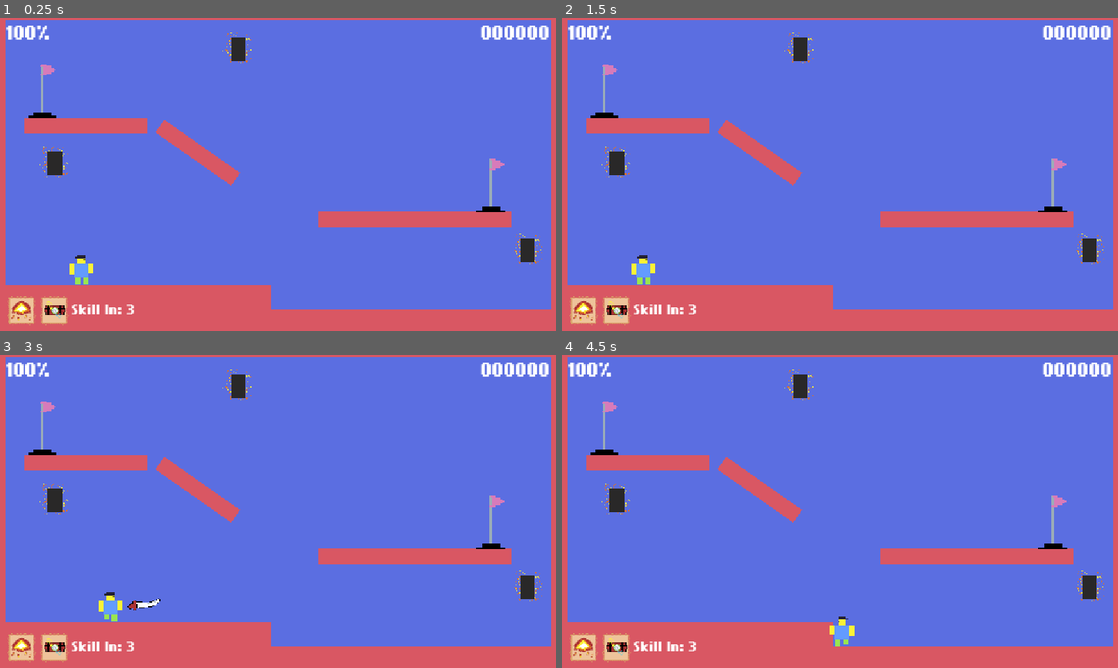
Above: before the commit, frames 1-4 (two rows, left to right).
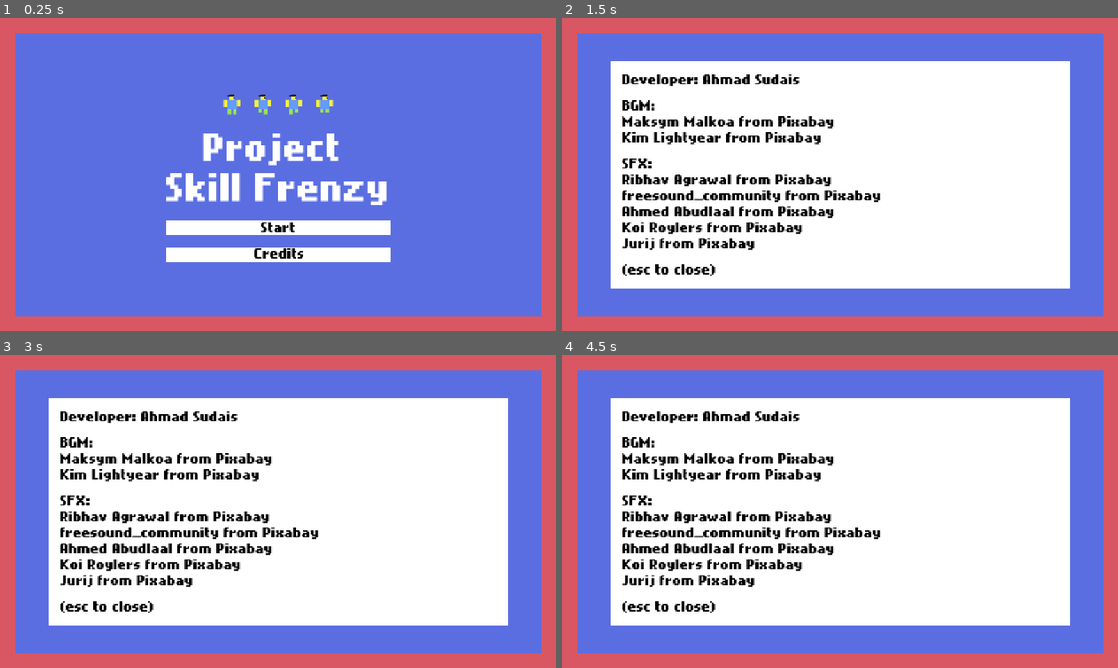
Above: after the commit, the same moments.

Repository: daistic/Project-Skill-Frenzy
Game: Godot game, scene res://Scenes/MainMenu.tscn
Same seed, same stepped clock (60 frames per second), same inputs: the game is played once before the commit and once after it. Before the commit the project starts from res://Scenes/LevelBase.tscn.
Inputs (mouse positions are in pixels of both pictures, inside the frame that each line leads up to):
- Up to frame 1 (0.25 s): no input
- Up to frame 2 (1.5 s): click (840, 255) at 0.5 s, where only the run after the commit has a clickable "Credits"; click (840, 227) at 1.25 s, where only the run after the commit has a clickable "Start"
- Up to frame 3 (3 s): click (278, 564) at 2 s, where only the run after the commit has a clickable "Start"; hold Right (move_right) from 2.78 s (still down); hold Z (normal) from 2.78 s (still down)
- Up to frame 4 (4.5 s): tap Up (jump) at 3.02, 3.32, 3.77, 4.07 s; release Z (normal) at 3.53 s; tap Z (normal) at 3.6 s; release Right (move_right) at 4.28 s; hold Left (move_left) from 4.28 s (still down); hold Z (normal) from 4.28 s (still down)

The runs differ from the first frame. In frame 1, 25% of the frame differs, in the area x 1-100%, y 0-99%; in frame 2, 74%; in frame 3, 74%; in frame 4, 74%.

Commit message:
add: credits

Diff:
--- a/Scenes/LevelBase.tscn
+++ b/Scenes/LevelBase.tscn
@@ -32,7 +32,7 @@
 
 [node name="GameplayUI" parent="CanvasLayer" instance=ExtResource("6_aw1t8")]
 
-[node name="AudioStreamPlayer2D" type="AudioStreamPlayer2D" parent="."]
+[node name="BGM" type="AudioStreamPlayer2D" parent="."]
 stream = ExtResource("6_c43mv")
 volume_db = -5.0
 autoplay = true
--- a/Scenes/MainMenu.tscn
+++ b/Scenes/MainMenu.tscn
@@ -129,9 +129,65 @@
 offset_bottom = -2.5
 grow_horizontal = 2
 grow_vertical = 2
-text = "Credits?"
+text = "Credits"
 label_settings = ExtResource("5_cmrfp")
 horizontal_alignment = 1
 vertical_alignment = 1
 
+[node name="MarginContainer" type="MarginContainer" parent="."]
+visible = false
+layout_mode = 1
+anchors_preset = 15
+anchor_right = 1.0
+anchor_bottom = 1.0
+grow_horizontal = 2
+grow_vertical = 2
+theme_override_constants/margin_left = 100
+theme_override_constants/margin_top = 100
+theme_override_constants/margin_right = 100
+theme_override_constants/margin_bottom = 100
+
+[node name="TextureRect" type="TextureRect" parent="MarginContainer"]
+layout_mode = 2
+texture = ExtResource("2_8um5k")
+
+[node name="MarginContainer" type="MarginContainer" parent="MarginContainer"]
+layout_mode = 2
+theme_override_constants/margin_left = 24
+theme_override_constants/margin_top = 24
+theme_override_constants/margin_right = 24
+theme_override_constants/margin_bottom = 24
+
+[node name="VBoxContainer" type="VBoxContainer" parent="MarginContainer/MarginContainer"]
+layout_mode = 2
+theme_override_constants/separation = 24
+
+[node name="Label" type="Label" parent="MarginContainer/MarginContainer/VBoxContainer"]
+layout_mode = 2
+text = "Developer: Ahmad Sudais"
+label_settings = ExtResource("5_cmrfp")
+
+[node name="Label2" type="Label" parent="MarginContainer/MarginContainer/VBoxContainer"]
+layout_mode = 2
+text = "BGM:
+Maksym Malkoa from Pixabay
+Kim Lightyear from Pixabay"
+label_settings = ExtResource("5_cmrfp")
+
+[node name="Label3" type="Label" parent="MarginContainer/MarginContainer/VBoxContainer"]
+layout_mode = 2
+text = "SFX:
+Ribhav Agrawal from Pixabay
+freesound_community from Pixabay
+Ahmed Abudlaal from Pixabay
+Koi Roylers from Pixabay
+Jurij from Pixabay"
+label_settings = ExtResource("5_cmrfp")
+
+[node name="Label4" type="Label" parent="MarginContainer/MarginContainer/VBoxContainer"]
+layout_mode = 2
+text = "(esc to close)"
+label_settings = ExtResource("5_cmrfp")
+
 [connection signal="pressed" from="VBoxContainer/StartButton" to="." method="_on_start_button_pressed"]
+[connection signal="pressed" from="VBoxContainer/CreditsButton2" to="." method="_on_credits_button_2_pressed"]
--- a/Scripts/main.gd
+++ b/Scripts/main.gd
@@ -1,4 +1,13 @@
 extends Control
+
+@onready var margin_container: MarginContainer = $MarginContainer
+
+func _unhandled_input(event: InputEvent) -> void:
+	if event.is_action_pressed("escape"):
+		margin_container.visible = false
 
 func _on_start_button_pressed() -> void:
 	get_tree().change_scene_to_packed(GameManager.LEVEL_BASE)
+
+func _on_credits_button_2_pressed() -> void:
+	margin_container.visible = true
--- a/project.godot
+++ b/project.godot
@@ -11,7 +11,7 @@
 [application]
 
 config/name="Project Skill Frenzy"
-run/main_scene="uid://gvx18nkpacwq"
+run/main_scene="uid://rmqrt7tyw15x"
 config/features=PackedStringArray("4.4", "Forward Plus")
 config/icon="res://icon.svg"
 
Not shown, added: export_presets.cfg
